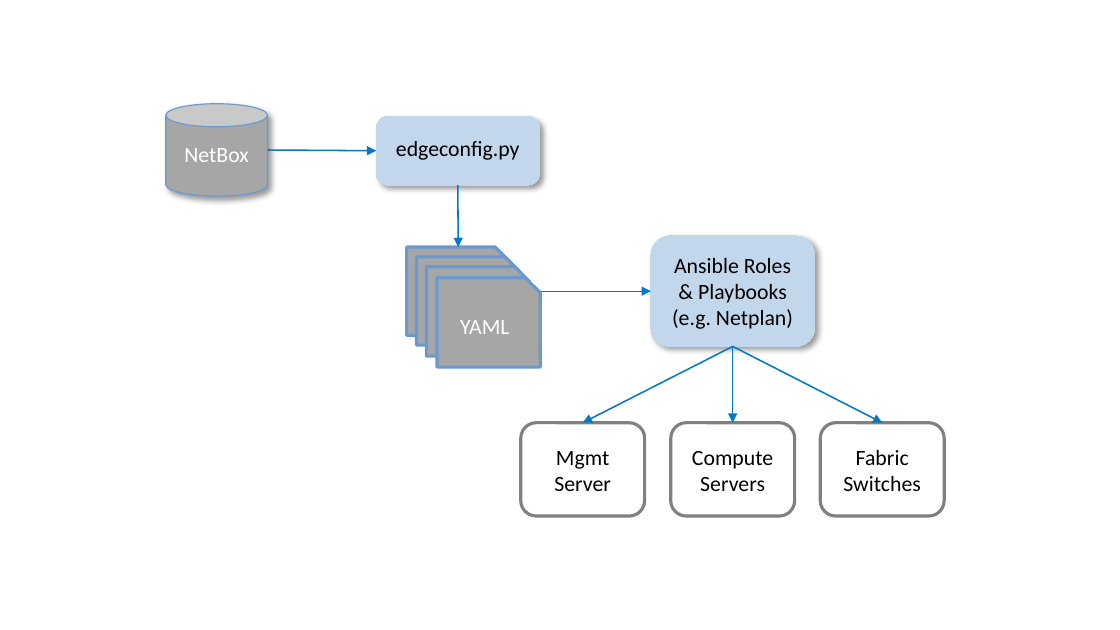
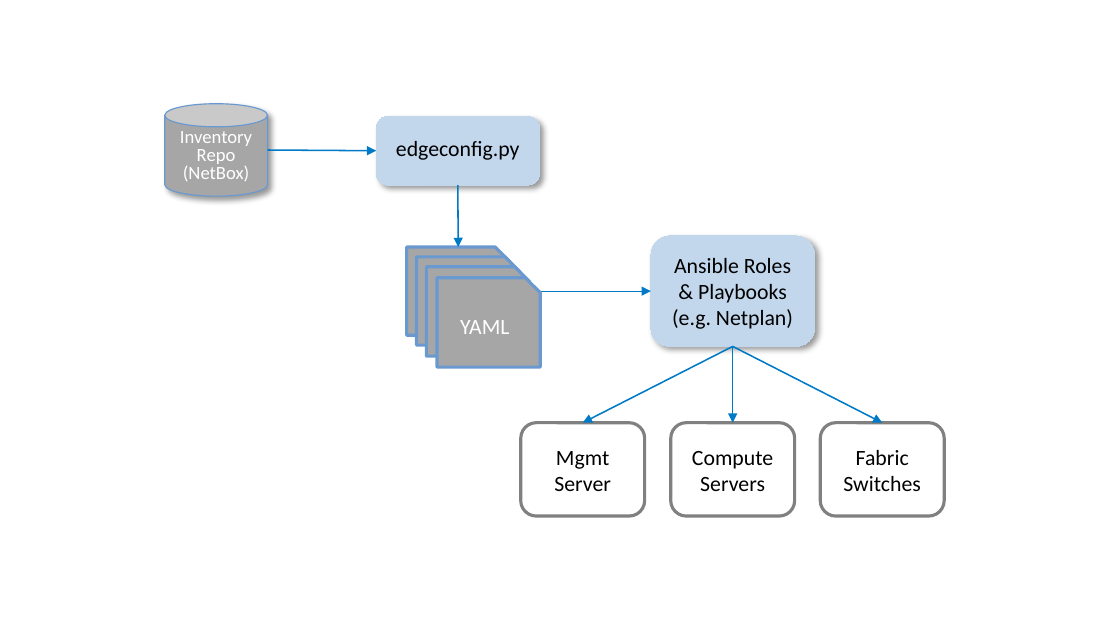
Before and after one commit to SystemsApproach/ops, a slide deck: slide 20 of figures.pptx. Drawn at 1120x630 pixels with LibreOffice and Linux fonts; fonts in the diff are those of the drawing. Boxes give left, top, right and bottom in pixels: in the first picture for what was removed or moved away, otherwise in the second. Text is boxed around its words. In the diff, an @@ line names an element or a change of style, - is before the commit and + after.

```diff
--- a/figures.pptx
+++ b/figures.pptx
@@ text in cylinder at (x1=180, y1=131, x2=252, y2=181): text changed; size 14 to 12 pt @@
-NetBox
+Inventory
+Repo
+(NetBox)
```
Also in this commit, not shown: 3 other files.
